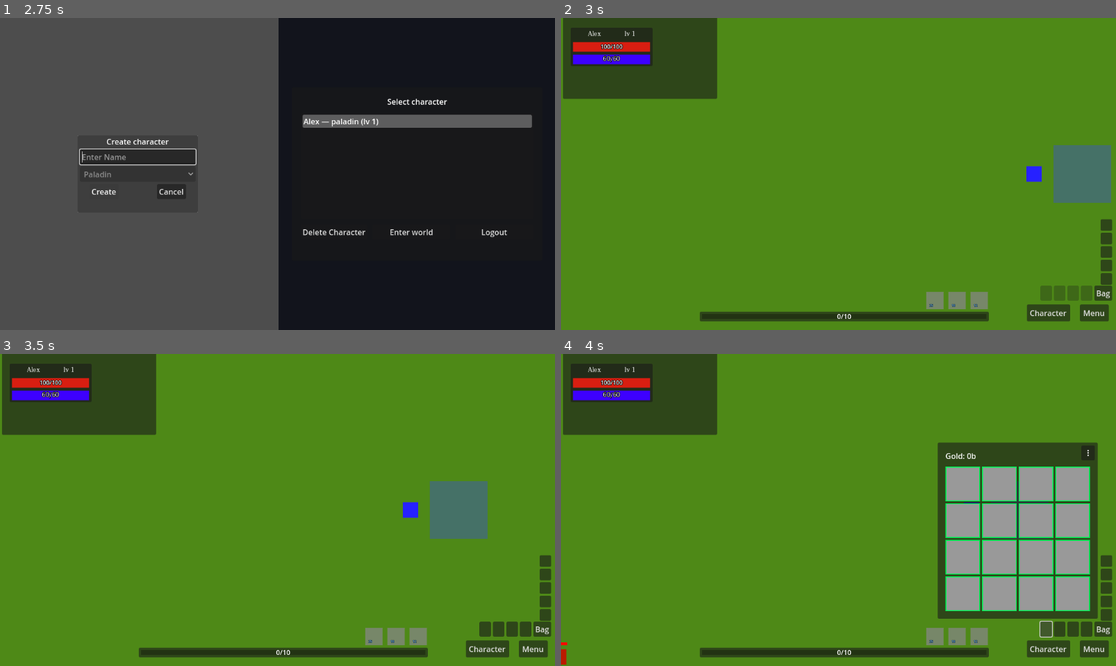
Above: before the commit, frames 1-4 (two rows, left to right).
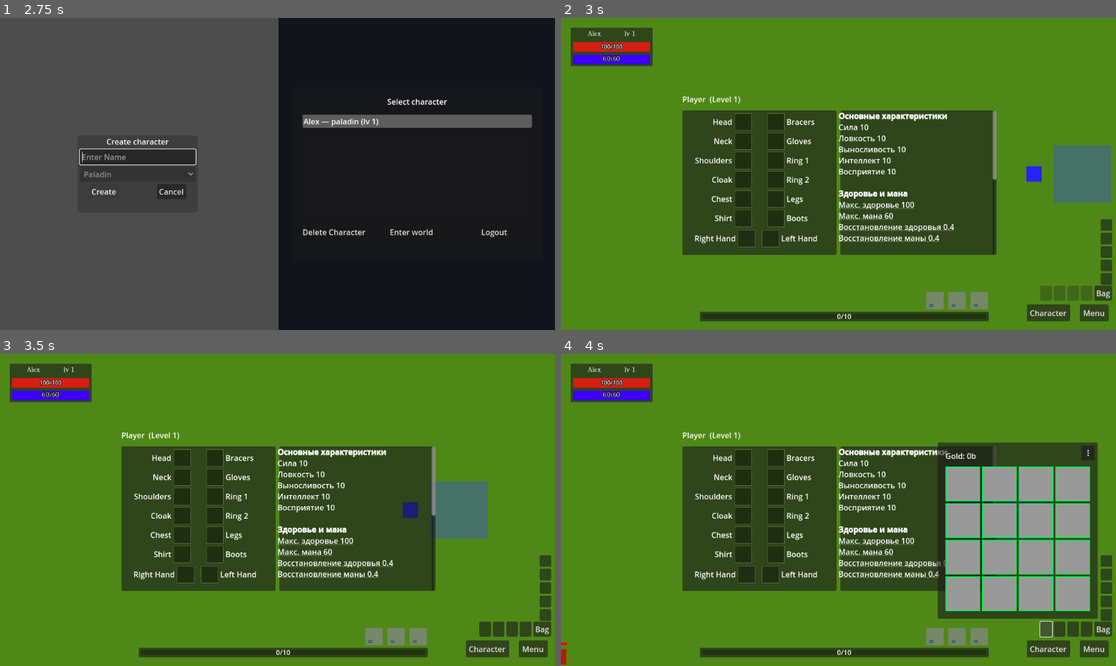
Above: after the commit, the same moments.

Repository: denisshkytko/mmo-mvp-godot
Game: Godot game, scene res://ui/flow/LoginUI.tscn
Two runs of this game, one before a commit and one after it. Both use one fixed random seed, a clock stepped at 60 frames per second and the inputs below. The engine's default icon, where the game draws it, is replaced by a stand-in: a white triangle on a blue panel in a dark square.
Inputs (mouse positions are in pixels of both pictures, inside the frame that each line leads up to):
- Up to frame 1 (2.75 s): click "Sign in" at 0.5 s; click (138, 155) at 1.27 s; type "Alex" at 1.35 s; click "Create" at 2 s
- Up to frame 2 (3 s): click "Enter world" at 2.75 s
- Up to frame 3 (3.5 s): no input
- Up to frame 4 (4 s): click (1043, 628) at 3.5 s

Frame 1 is identical in both runs. In frame 2, 32% of the frame differs, in the area x 0-79%, y 0-76%; in frame 3, 32%; in frame 4, 29%.
Error before the commit: Parse Error: Name "minimum_size_changed" called as a function but is a "Signal". (res://ui/game/hud/character_hud.gd:332)

Commit message:
Fix CharacterHUD tooltip layout updates

Diff:
--- a/ui/game/hud/character_hud.gd
+++ b/ui/game/hud/character_hud.gd
@@ -329,7 +329,7 @@
 	tooltip_rich.text = text
 	tooltip_rich.visible = true
 	tooltip_rich.queue_redraw()
-	tooltip_rich.minimum_size_changed()
+	tooltip_rich.update_minimum_size()
 	await get_tree().process_frame
 	await get_tree().process_frame
 	if tooltip_unequip != null:
@@ -349,12 +349,12 @@
 	tooltip_panel.size = Vector2(TOOLTIP_MAX_W, 10.0)
 	await get_tree().process_frame
 	await get_tree().process_frame
-	var min_size := tooltip_panel.get_combined_minimum_size()
-	var target_w := clamp(min_size.x, TOOLTIP_MIN_W, TOOLTIP_MAX_W)
+	var min_size: Vector2 = tooltip_panel.get_combined_minimum_size()
+	var target_w: float = clamp(min_size.x, TOOLTIP_MIN_W, TOOLTIP_MAX_W)
 	tooltip_panel.custom_minimum_size = Vector2(target_w, 0.0)
 	tooltip_panel.size = Vector2(target_w, 10.0)
 	await get_tree().process_frame
-	var label_min := tooltip_rich.get_combined_minimum_size()
+	var label_min: Vector2 = tooltip_rich.get_combined_minimum_size()
 	if label_min.y <= 1.0:
 		await get_tree().process_frame
 		label_min = tooltip_rich.get_combined_minimum_size()
@@ -368,7 +368,7 @@
 	tooltip_panel.size = Vector2(target_w, min_h)
 	await get_tree().process_frame
 	await get_tree().process_frame
-	var final_size := tooltip_panel.get_combined_minimum_size()
+	var final_size: Vector2 = tooltip_panel.get_combined_minimum_size()
 	final_size.x = target_w
 	if final_size.y < min_h:
 		final_size.y = min_h
